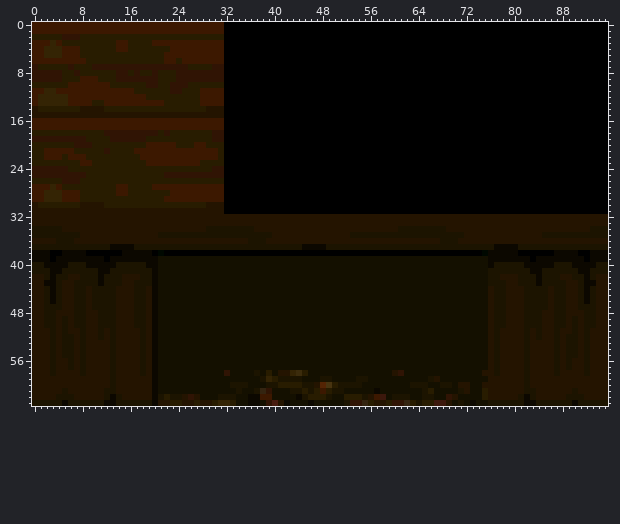
Sprite sheet, stored at enginefx/textures-32/pack012/pedestal_wooden.png. The picture above was drawn from the file before the commit.
The file is 96x64 pixels. Colours within 5 levels of each other are drawn and written as one.
The result:
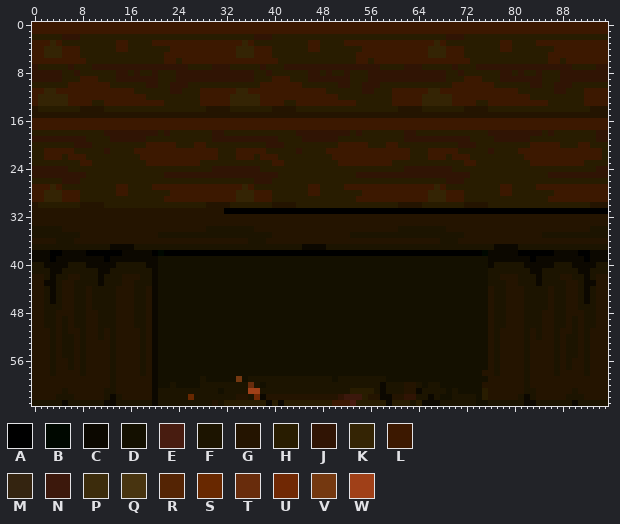
Palette (. is transparent): A #000000  B #000800  C #0c0800  D #141000  E #481c10  F #1c1400  G #241400  H #281c00  J #301404  K #342404  L #3c1800  M #342410  N #3c180c  P #3c2c0c  Q #483410  R #542404  S #682800  T #682c0c  U #702804  V #743810  W #a04018
Message: finally updated these to use the earth floor texture
Diff:
y 0..1: x 32..95 AAAAAAAAAAAAAAAAAAAAAAAAAAAAAAAAAAAAAAAAAAAAAAAAAAAAAAAAAAAAAAAA -> LLLLLLLLLLLLLLLLLLLLLLLLLLLLLLLLLLLLLLLLLLLLLLLLLLLLLLLLLLLLLLLL
y 2: x 32..95 AAAAAAAAAAAAAAAAAAAAAAAAAAAAAAAAAAAAAAAAAAAAAAAAAAAAAAAAAAAAAAAA -> HHHHHJJJHHHHHHHHHHHHHHHHHHHHHHHHHHHHHJJJHHHHHHHHHHHHHHHHHHHHHHHH
y 3: x 32..95 AAAAAAAAAAAAAAAAAAAAAAAAAAAAAAAAAAAAAAAAAAAAAAAAAAAAAAAAAAAAAAAA -> LLLKLHHHHHHHHHLLHHHHLLLLLLLLLLLLLLLKLHHHHHHHHHLLHHHHLLLLLLLLLLLL
y 4: x 32..95 AAAAAAAAAAAAAAAAAAAAAAAAAAAAAAAAAAAAAAAAAAAAAAAAAAAAAAAAAAAAAAAA -> LLKKKLLLHHHHHHLLHHHHHHHLLLLLLLLLLLKKKLLLHHHHHHLLHHHHHHHLLLLLLLLL
y 5: x 32..95 AAAAAAAAAAAAAAAAAAAAAAAAAAAAAAAAAAAAAAAAAAAAAAAAAAAAAAAAAAAAAAAA -> LLKKKLLLHHHHHHHHHHHHHHLLLLLLLLLLLLKKKLLLHHHHHHHHHHHHHHLLLLLLLLLL
y 6: x 32..95 AAAAAAAAAAAAAAAAAAAAAAAAAAAAAAAAAAAAAAAAAAAAAAAAAAAAAAAAAAAAAAAA -> LLLLLLLLLHHHHHHHHHHHHHLLHLLLLLLLLLLLLLLLLHHHHHHHHHHHHHLLHLLLLLLL
y 7: x 32..95 AAAAAAAAAAAAAAAAAAAAAAAAAAAAAAAAAAAAAAAAAAAAAAAAAAAAAAAAAAAAAAAA -> JHHHHHJHHHJJJJJJJJJJJJJJJJHHHHJJJHHHHHJHHHJJJJJJJJJJJJJJJJHHHHJJ
y 8: x 32..95 AAAAAAAAAAAAAAAAAAAAAAAAAAAAAAAAAAAAAAAAAAAAAAAAAAAAAAAAAAAAAAAA -> JJJJJHHJHHHHHHJJHJHHJHHHJJJJJJJJJJJJJHHJHHHHHHJJHJHHJHHHJJJJJJJJ
y 9: x 32..95 AAAAAAAAAAAAAAAAAAAAAAAAAAAAAAAAAAAAAAAAAAAAAAAAAAAAAAAAAAAAAAAA -> JJJJJHHHLLLHHHJJJJJJJHHHJJJJJJJJJJJJJHHHLLLHHHJJJJJJJHHHJJJJJJJJ
y 10: x 32..95 AAAAAAAAAAAAAAAAAAAAAAAAAAAAAAAAAAAAAAAAAAAAAAAAAAAAAAAAAAAAAAAA -> HHHHHHLLLLLLLHHHHHHJJHHJJJHHHHHHHHHHHHLLLLLLLHHHHHHJJHHJJJHHHHHH
y 11: x 32..95 AAAAAAAAAAAAAAAAAAAAAAAAAAAAAAAAAAAAAAAAAAAAAAAAAAAAAAAAAAAAAAAA -> LLKKLLLLLLLLLLLLLHHHHHHJJHHHLLLLLLKKLLLLLLLLLLLLLHHHHHHJJHHHLLLL
y 12: x 32..95 AAAAAAAAAAAAAAAAAAAAAAAAAAAAAAAAAAAAAAAAAAAAAAAAAAAAAAAAAAAAAAAA -> LKKKKKLLLLLLLLLLLLLHHHHHHHHHLLLLLKKKKKLLLLLLLLLLLLLHHHHHHHHHLLLL
y 13: x 32..95 AAAAAAAAAAAAAAAAAAAAAAAAAAAAAAAAAAAAAAAAAAAAAAAAAAAAAAAAAAAAAAAA -> LKKKKKLLLLHHLLLLLLLLLLHHHHHHLLLLLKKKKKLLLLHHLLLLLLLLLLHHHHHHLLLL
y 14: x 32..95 AAAAAAAAAAAAAAAAAAAAAAAAAAAAAAAAAAAAAAAAAAAAAAAAAAAAAAAAAAAAAAAA -> GHHHHHHHGGGGHHHHHHHHHHHHHHHHHGGGGHHHHHHHGGGGHHHHHHHHHHHHHHHHHGGG
y 15: x 32..95 AAAAAAAAAAAAAAAAAAAAAAAAAAAAAAAAAAAAAAAAAAAAAAAAAAAAAAAAAAAAAAAA -> GGGGGGGGGGGGGGGGGGGGGGGGGGGGGGGGGGGGGGGGGGGGGGGGGGGGGGGGGGGGGGGG
y 16..17: x 32..95 AAAAAAAAAAAAAAAAAAAAAAAAAAAAAAAAAAAAAAAAAAAAAAAAAAAAAAAAAAAAAAAA -> LLLLLLLLLLLLLLLLLLLLLLLLLLLLLLLLLLLLLLLLLLLLLLLLLLLLLLLLLLLLLLLL
y 18: x 32..95 AAAAAAAAAAAAAAAAAAAAAAAAAAAAAAAAAAAAAAAAAAAAAAAAAAAAAAAAAAAAAAAA -> HHHHHHHHHHHHJJJJJJJJJHJHHHHHHHJJHHHHHHHHHHHHJJJJJJJJJHJHHHHHHHJJ
y 19: x 32..95 AAAAAAAAAAAAAAAAAAAAAAAAAAAAAAAAAAAAAAAAAAAAAAAAAAAAAAAAAAAAAAAA -> JJJJJJJJJHHHHJJJJJJHHHHHHHHHHHJJJJJJJJJJJHHHHJJJJJJHHHHHHHHHHHJJ
y 20: x 32..95 AAAAAAAAAAAAAAAAAAAAAAAAAAAAAAAAAAAAAAAAAAAAAAAAAAAAAAAAAAAAAAAA -> HHHHHHHJJJHHHHHHHHHLLLLLHHHLLHHHHHHHHHHJJJHHHHHHHHHLLLLLHHHLLHHH
y 21: x 32..95 AAAAAAAAAAAAAAAAAAAAAAAAAAAAAAAAAAAAAAAAAAAAAAAAAAAAAAAAAAAAAAAA -> HHLLLLLHHHHHJHHHHLLLLLLLLLLLLLLHHHLLLLLHHHHHJHHHHLLLLLLLLLLLLLLH
y 22: x 32..95 AAAAAAAAAAAAAAAAAAAAAAAAAAAAAAAAAAAAAAAAAAAAAAAAAAAAAAAAAAAAAAAA -> HHLLLHLLLHHHHHHHHHLLLLLLLLLLLLLHHHLLLHLLLHHHHHHHHHLLLLLLLLLLLLLH
y 23: x 32..95 AAAAAAAAAAAAAAAAAAAAAAAAAAAAAAAAAAAAAAAAAAAAAAAAAAAAAAAAAAAAAAAA -> HHHHHHHHLLHHHHHHHHHLLLLLLLLLHHHHHHHHHHHHLLHHHHHHHHHLLLLLLLLLHHHH
y 24: x 32..95 AAAAAAAAAAAAAAAAAAAAAAAAAAAAAAAAAAAAAAAAAAAAAAAAAAAAAAAAAAAAAAAA -> JJJJJJHHHHHHHHHHHHHHHHHHHHHHHHJJJJJJJJHHHHHHHHHHHHHHHHHHHHHHHHJJ
y 25: x 32..95 AAAAAAAAAAAAAAAAAAAAAAAAAAAAAAAAAAAAAAAAAAAAAAAAAAAAAAAAAAAAAAAA -> JJJJJJJJJHHHHHHHHHHHHHJJJJJJJJJJJJJJJJJJJHHHHHHHHHHHHHJJJJJJJJJJ
y 26: x 32..95 AAAAAAAAAAAAAAAAAAAAAAAAAAAAAAAAAAAAAAAAAAAAAAAAAAAAAAAAAAAAAAAA -> HHHHHJJJHHHHHHHHHHHHHHHHHHHHHHHHHHHHHJJJHHHHHHHHHHHHHHHHHHHHHHHH
y 27: x 32..95 AAAAAAAAAAAAAAAAAAAAAAAAAAAAAAAAAAAAAAAAAAAAAAAAAAAAAAAAAAAAAAAA -> LLLKLHHHHHHHHHLLHHHHLLLLLLLLLLLLLLLKLHHHHHHHHHLLHHHHLLLLLLLLLLLL
y 28: x 32..95 AAAAAAAAAAAAAAAAAAAAAAAAAAAAAAAAAAAAAAAAAAAAAAAAAAAAAAAAAAAAAAAA -> LLKKKLLLHHHHHHLLHHHHHHHLLLLLLLLLLLKKKLLLHHHHHHLLHHHHHHHLLLLLLLLL
y 29: x 32..95 AAAAAAAAAAAAAAAAAAAAAAAAAAAAAAAAAAAAAAAAAAAAAAAAAAAAAAAAAAAAAAAA -> LLKKKLLLHHHHHHHHHHHHHHLLLLLLLLLLLLKKKLLLHHHHHHHHHHHHHHLLLLLLLLLL
y 30: x 32..95 AAAAAAAAAAAAAAAAAAAAAAAAAAAAAAAAAAAAAAAAAAAAAAAAAAAAAAAAAAAAAAAA -> GHHHHHHHGGGGHHHHHHHHHHHHHHHHHGGGGHHHHHHHGGGGHHHHHHHHHHHHHHHHHGGG
y 58: x 32 J -> D; x 37 F -> D; x 39 H -> D; x 41..45 GGKPH -> DDDDD; x 60..61 GJ -> DD
y 59: x 28 D -> F; x 34 D -> V; x 36..37 DD -> FF; x 39..40 KH -> FF; x 45..47 DDD -> FFF; x 51..53 DDD -> FFF; x 56..58 DDD -> FFF; x 66..67 FG -> DD
y 60: x 23 D -> F; x 28..32 DDDDD -> FFFFF; x 36..37 DD -> TF; x 41..44 HHHH -> FFFF; x 47..50 GRQH -> FFFF; x 55..63 DDDDDDDDF -> FFFCFFFGG; x 65..69 FDDFF -> DFFDD; x 71..72 GG -> DD
y 61: x 21..30 DDDDDDDDDD -> FFFFFFFFFF; x 32..33 DD -> FF; x 35..42 DDFMJDDD -> FWWFFFFF; x 45 H -> F; x 47..49 HLH -> FFF; x 52..64 DDDDDCDDDDDDD -> FHHHHFCFFFGGC; x 66..68 HDD -> FFF; x 70..72 DFG -> FDD
y 62: x 22 H -> F; x 25..30 GJGDDD -> FSFFFF; x 34..55 DDCCLLDDDDCFHHHFDDHHHF -> GGFUCGGGGGGGGGGGGJNNNH; x 57..64 LNDFFFDD -> GCCGGJJF; x 66..67 FD -> CF; x 69..73 JGDDD -> DFFFF
y 63: x 21..32 GGHHGGHGGHKK -> FFFFFFFFFGFH; x 34..55 DDCCDJEGCDDDCDDDDDFJJM -> HHHHHCHCHHHHHHHHLLLEHH; x 57..70 GGHJJMHFHHNNGD -> HHCHHHFHCCCFFF; x 72..73 DC -> FF
Changed places in both pictures, as pixel boxes (x1, y1, x2, y2):
changed: (224, 22, 608, 208)
changed: (158, 370, 476, 406)
